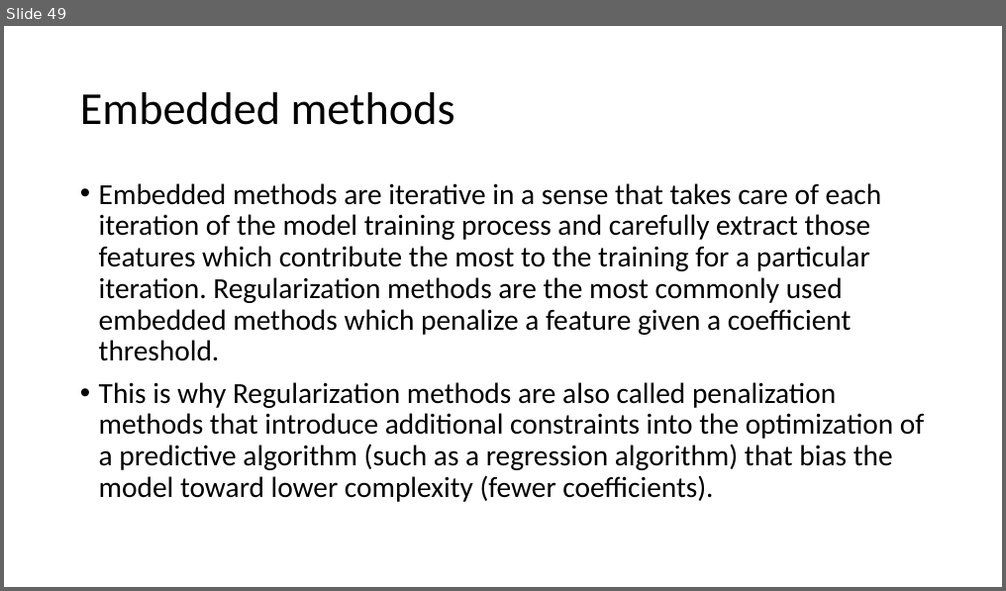
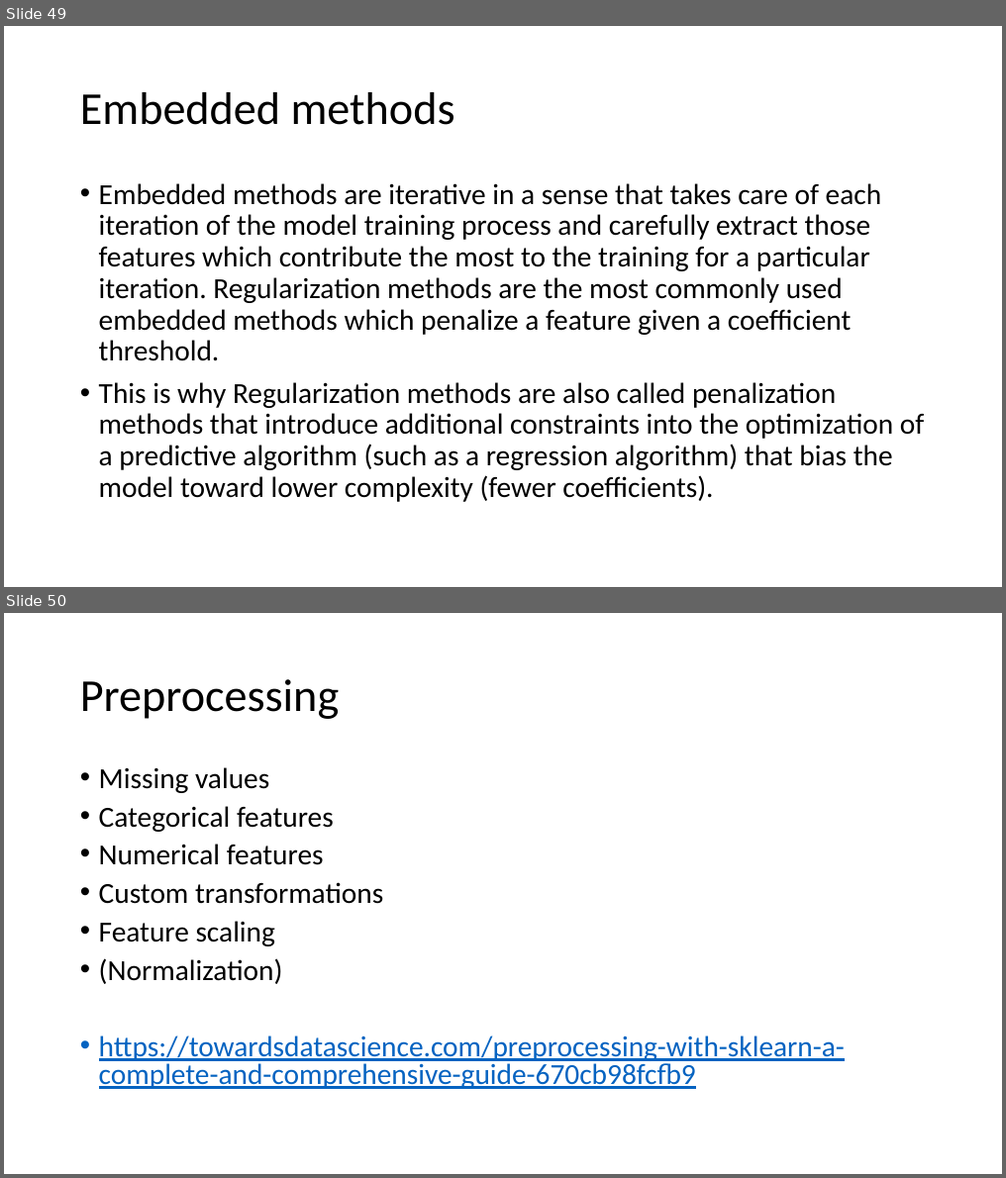
Before and after one commit to FranzGH/IoT_ML, a slide deck: Sklearn-UG.pptx. Shown one above the other, each under a label of ours: slide 49 before the commit, slides 49 and 50 after it. The pictures are 1006x591 and 1006x1178 pixels, drawn with LibreOffice and Linux fonts; fonts in the diff are those of the drawing. Boxes give left, top, right and bottom in pixels: in the first picture for what was removed or moved away, otherwise in the second. Text is boxed around its words. In the diff, an @@ line names an element or a change of style, - is before the commit and + after.

```diff
--- a/Sklearn-UG.pptx
+++ b/Sklearn-UG.pptx
@@ slide 50 added at (4, 613, 1002, 1174), background #FFFFFF @@
@@ title added at (80, 679, 339, 719), 44 pt, text #000000 @@
+Preprocessing
@@ text added at (99, 767, 845, 1089), 28 pt, text #0563C1, underline @@
+• Missing values
+• Categorical features
+• Numerical features
+• Custom transformations
+• Feature scaling
+• (Normalization)
+• https://towardsdatascience.com/preprocessing-with-sklearn-a-complete-and-comprehensive-guide-670cb98fcfb9
```
Also in this commit, not shown: 7 other slides added, 14 other files.
